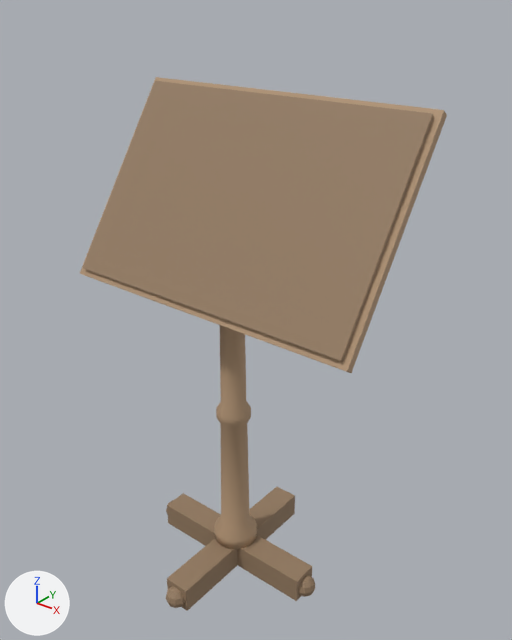
Two versions of the glTF model models/obj_kit_sign.glb, one commit apart.
Rendered twice from a camera (50 mm lens) standing at (1.016, -1.177, 1.498) and looking at (0.033, 0.051, 0.736). Arrows for +X, +Y and +Z are at lower left; the lights stay in place. The picture after the commit comes second.
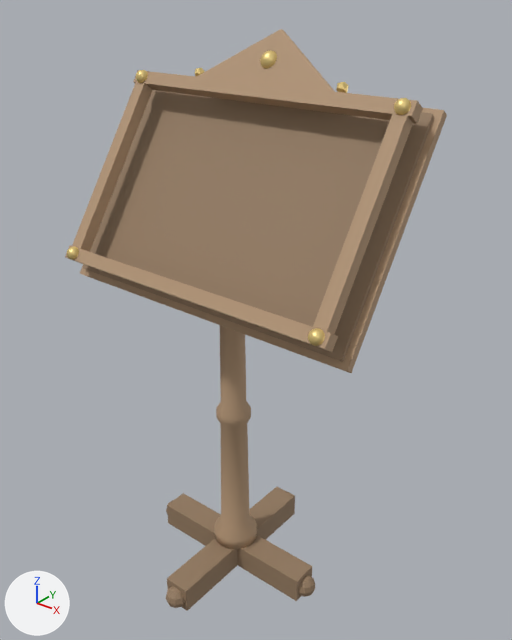
Where the change shows, as pixel boxes [x1, y1, x2, y2] in the pictures (512 x 640 px):
'Cube.004', added (beige)
    after: [133, 70, 423, 124]
'Cube.006', added (beige)
    after: [307, 101, 413, 346]
'Cube.005', added
    after: [65, 245, 338, 352]
'Cylinder', added (beige)
    after: [197, 29, 335, 92]
'Cube.007', added (beige)
    after: [72, 72, 153, 260]
'Sphere.006', added
    after: [308, 328, 325, 346]
'Sphere.009', added
    after: [260, 50, 277, 69]
'Sphere.005', added
    after: [394, 98, 411, 115]
'Sphere.008', added
    after: [67, 246, 79, 260]
'Sphere.007', added
    after: [136, 70, 148, 83]
'Icosphere', added
    after: [336, 82, 349, 93]
'Icosphere.001', added
    after: [195, 68, 204, 77]

The change, as a diff of the scene's bpy script:
```diff
--- a/models/obj_kit_sign.glb.py
+++ b/models/obj_kit_sign.glb.py
@@ me_sphere_009 @@
+me_sphere_009.from_pydata(...)  # 86 vertices, 168 faces; spans x -0.022..0.022, y -0.0216..0.0216, z -0.0216..0.0216
+me_sphere_009.materials.append(mat_gold)  # yellow #edd389
@@ me_sphere_008 @@
+me_sphere_008.from_pydata(...)  # 86 vertices, 168 faces; spans x -0.017..0.017, y -0.0167..0.0167, z -0.0167..0.0167
+me_sphere_008.materials.append(mat_gold)  # yellow #edd389
@@ me_sphere_007 @@
+me_sphere_007.from_pydata(...)  # 86 vertices, 168 faces; spans x -0.017..0.017, y -0.0167..0.0167, z -0.0167..0.0167
+me_sphere_007.materials.append(mat_gold)  # yellow #edd389
@@ me_sphere_006 @@
+me_sphere_006.from_pydata(...)  # 86 vertices, 168 faces; spans x -0.017..0.017, y -0.0167..0.0167, z -0.0167..0.0167
+me_sphere_006.materials.append(mat_gold)  # yellow #edd389
@@ me_sphere_005 @@
+me_sphere_005.from_pydata(...)  # 86 vertices, 168 faces; spans x -0.017..0.017, y -0.0167..0.0167, z -0.0167..0.0167
+me_sphere_005.materials.append(mat_gold)  # yellow #edd389
@@ me_icosphere_001 @@
+me_icosphere_001.from_pydata(...)  # an icosphere of 20 faces spanning x -0.0125..0.0125, y -0.0134..0.0134, z -0.0119..0.0119
+me_icosphere_001.materials.append(mat_gold)  # yellow #edd389
@@ me_cylinder @@
+me_cylinder.from_pydata(...)  # 42 vertices, 80 faces; spans x -0.21..0.21, y -0.038..0.064, z -0.047..0.085
+me_cylinder.materials.append(mat_wood)  # beige #b39576
@@ me_cube_007 @@
+me_cube_007.from_pydata(...)  # 56 vertices, 108 faces; spans x -0.016..0.016, y -0.154..0.154, z -0.215..0.215
+me_cube_007.materials.append(mat_wood)  # beige #b39576
@@ me_cube_005 @@
+me_cube_005.from_pydata(...)  # 56 vertices, 108 faces; spans x -0.385..0.385, y -0.022..0.022, z -0.022..0.022
+me_cube_005.materials.append(mat_wood)  # beige #b39576
@@ ob_sphere_009 @@
+ob_sphere_009 = bpy.data.objects.new('Sphere.009', me_sphere_009)
+ob_sphere_009.location = (0.0, 0.142, 1.328)
@@ ob_sphere_008 @@
+ob_sphere_008 = bpy.data.objects.new('Sphere.008', me_sphere_008)
+ob_sphere_008.location = (-0.36, -0.174, 0.884)
@@ ob_sphere_007 @@
+ob_sphere_007 = bpy.data.objects.new('Sphere.007', me_sphere_007)
+ob_sphere_007.location = (-0.36, 0.091, 1.272)
@@ ob_sphere_006 @@
+ob_sphere_006 = bpy.data.objects.new('Sphere.006', me_sphere_006)
+ob_sphere_006.location = (0.36, -0.174, 0.884)
@@ ob_sphere_005 @@
+ob_sphere_005 = bpy.data.objects.new('Sphere.005', me_sphere_005)
+ob_sphere_005.location = (0.36, 0.091, 1.272)
@@ ob_icosphere_001 @@
+ob_icosphere_001 = bpy.data.objects.new('Icosphere.001', me_icosphere_001)
+ob_icosphere_001.location = (-0.2, 0.128, 1.29)
@@ ob_icosphere @@
+ob_icosphere = bpy.data.objects.new('Icosphere', me_icosphere_001.copy())
+ob_icosphere.location = (0.2, 0.128, 1.29)
@@ ob_cylinder @@
+ob_cylinder = bpy.data.objects.new('Cylinder', me_cylinder)
+ob_cylinder.location = (0.0, 0.139, 1.306)
@@ ob_cube_007 @@
+ob_cube_007 = bpy.data.objects.new('Cube.007', me_cube_007)
+ob_cube_007.location = (-0.36, -0.028, 1.069)
@@ ob_cube_006 @@
+ob_cube_006 = bpy.data.objects.new('Cube.006', me_cube_007.copy())
+ob_cube_006.location = (0.36, -0.028, 1.069)
@@ ob_cube_005 @@
+ob_cube_005 = bpy.data.objects.new('Cube.005', me_cube_005)
+ob_cube_005.location = (0.0, -0.161, 0.875)
@@ ob_cube_004 @@
+ob_cube_004 = bpy.data.objects.new('Cube.004', me_cube_005.copy())
+ob_cube_004.location = (0.0, 0.105, 1.263)
```
